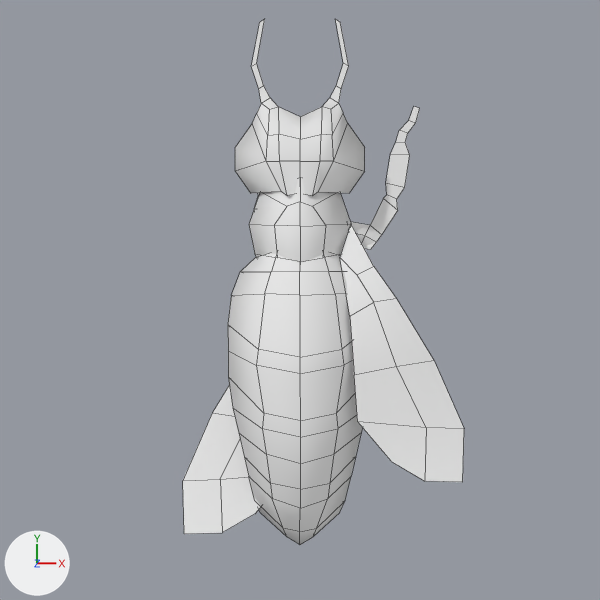
The Blender file Unity/Assets/Resources/Bee.blend as it was, and as the next commit left it.
Before and after are seen from the file's camera 'Camera'. Every picture has the same lights, and +X, +Y and +Z are marked at lower left. Mesh edges are drawn as thin lines. The same objects are shown in both versions, whatever each file hides.

Objects in the first picture: 'Abdomen', 'Head', 'Leg_FR', 'Thorax', 'Wing_L', 'Wing_R'.
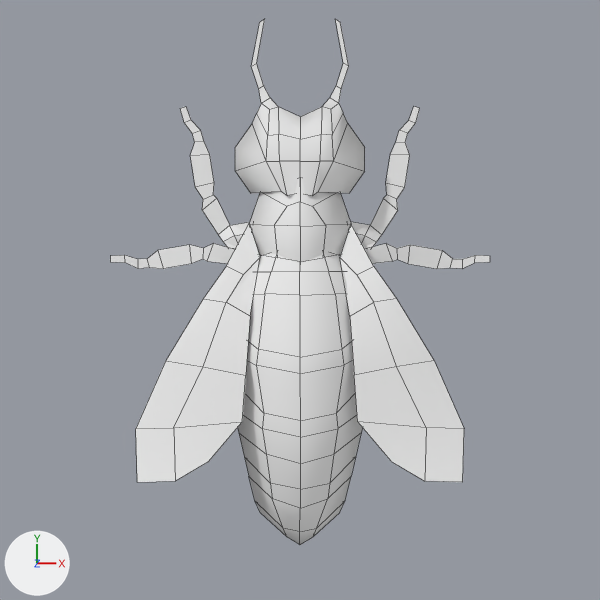
Boxes (x1, y1, x2, y2) around the edits, measured in the pictures (600 x 600 px):
'Wing_L', moved: before (183, 385, 261, 534); after (136, 224, 260, 482)
'Leg_FL', moved (not visible before): after (180, 107, 250, 249)
'Leg_MR', moved, turned (not visible before): after (365, 244, 490, 269)
'Leg_ML', moved, turned, rescaled (not visible before): after (110, 244, 235, 269)

The edits, one by one:
Object 'Leg_MR' (ob_leg_mr) moves from (0.0, 0.0, 0.0) to (0.153, 0.133, 0.0).
Object 'Leg_MR' (ob_leg_mr) turns from (0, 0, 0) to (0, 0, -109) degrees about x, y and z.
Object 'Leg_ML' (ob_leg_ml) moves from (0.0, 0.0, 0.0) to (-0.153, 0.133, 0.0).
Object 'Leg_ML' (ob_leg_ml) turns from (0, 0, 0) to (0, 180, -71) degrees about x, y and z.
Object 'Leg_ML' (ob_leg_ml) is rescaled from (1.0, 1.0, 1.0) to (-1.0, -1.0, -1.0).
Object 'Leg_FL' (ob_leg_fl) moves from (0.0, 0.0, 0.0) to (-0.237, 0.2, 0.0).
Object 'Wing_L' (ob_wing_l) moves from (0.0, 0.0, 0.0) to (-0.174, 0.192, 0.207).
